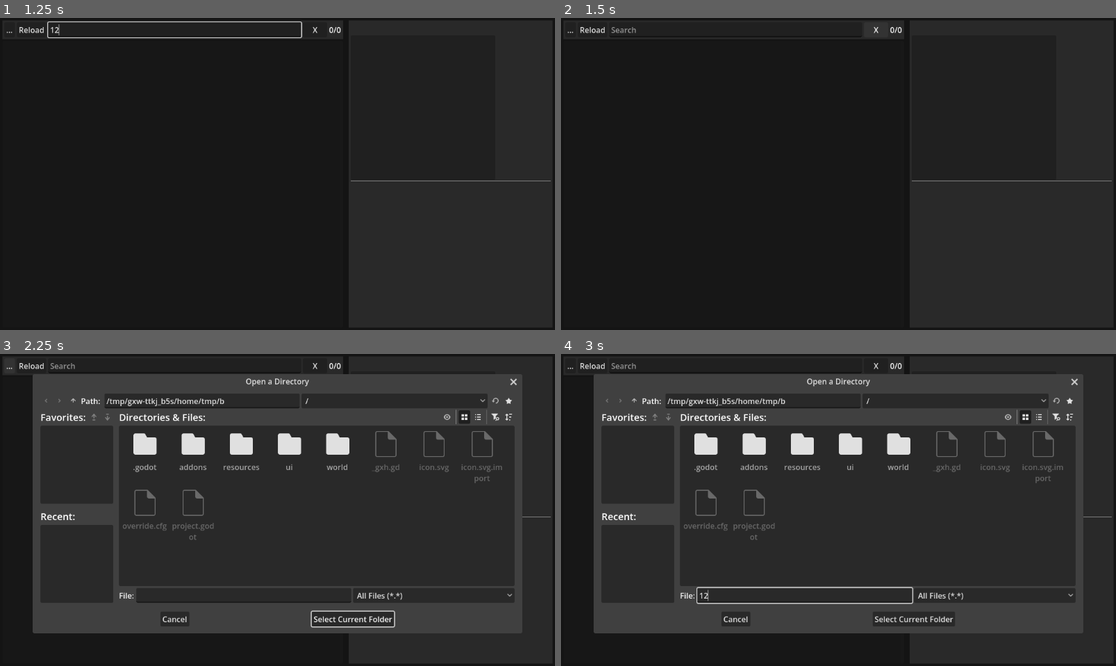
Above: before the commit, frames 1-4 (two rows, left to right).
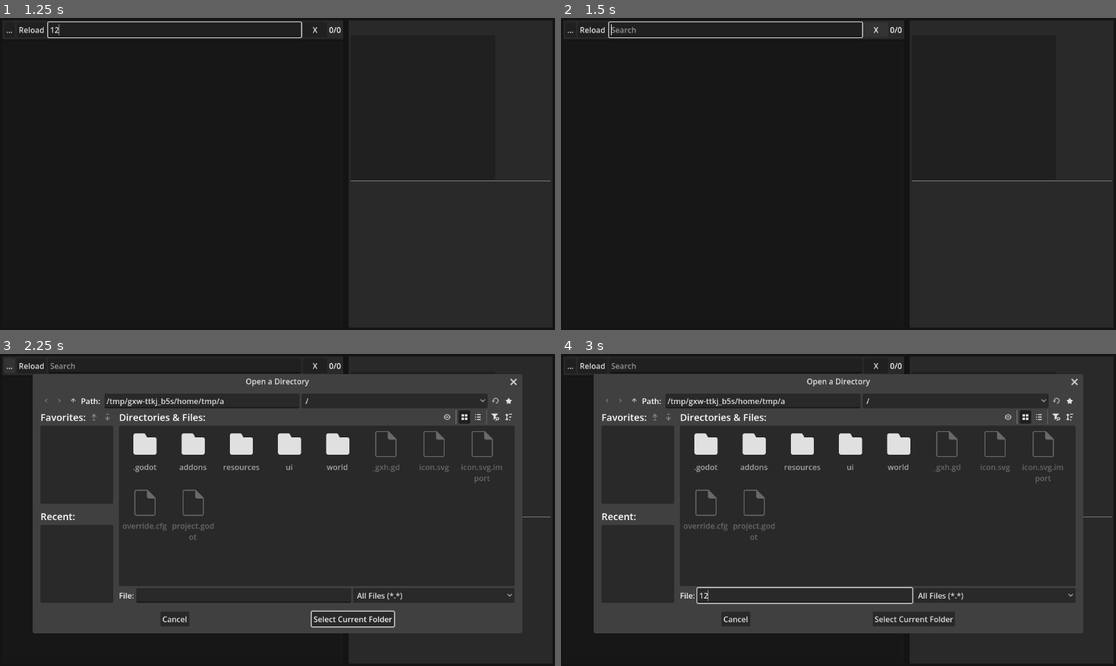
Above: after the commit, the same moments.

Repository: Wcubed/model_organizer
Game: Godot game, scene res://ui/main.tscn
Same seed, same stepped clock (60 frames per second), same inputs: the game is played once before the commit and once after it.
Inputs (mouse positions are in pixels of both pictures, inside the frame that each line leads up to):
- Up to frame 1 (1.25 s): click (172, 30) at 0.52 s; type "12" at 0.6 s
- Up to frame 2 (1.5 s): click "X" at 1.25 s
- Up to frame 3 (2.25 s): click "..." at 2 s
- Up to frame 4 (3 s): click (805, 594) at 2.77 s; type "12" at 2.85 s

Frame 1 is identical in both runs. In frame 2, 0.3% of the frame differs, in the area x 8-55%, y 1-7%; in frame 3, less than 0.1%; in frame 4, less than 0.1%.

Commit message:
back button now reselects search bar

Diff:
--- a/ui/ModelInfoView.tscn
+++ b/ui/ModelInfoView.tscn
@@ -13,6 +13,7 @@
 size_flags_horizontal = 3
 size_flags_vertical = 3
 size_flags_stretch_ratio = 0.5
+mouse_filter = 1
 theme_override_styles/panel = ExtResource("1_i757p")
 script = ExtResource("2_pl1ku")
 
@@ -39,6 +40,7 @@
 layout_mode = 2
 size_flags_horizontal = 0
 size_flags_vertical = 0
+mouse_filter = 1
 
 [node name="CoverImage" type="TextureRect" parent="VBoxContainer/ScrollContainer/VBoxContainer/ImageContainer" unique_id=1240338193]
 unique_name_in_owner = true
--- a/ui/main.gd
+++ b/ui/main.gd
@@ -110,6 +110,17 @@
 		new_card.show_model_info.connect(_user_requests_show_model_info)
 		model_cards.add_child(new_card)
 
+func clear_and_select_search():
+	var previous_text = search_edit.text
+	search_edit.text = ""
+	search_edit_debounce.stop()
+
+	# No need to change the display if the search hasn't changed.
+	if previous_text != search_edit.text:
+		run_search_and_display()
+
+	search_edit.grab_focus()
+
 ## Returns true if the file should be included, false otherwise.
 func _filter_ignored_files(file: String) -> bool:
 	for extension in ignored_extensions:
@@ -149,9 +160,7 @@
 
 
 func _on_clear_search_button_pressed() -> void:
-	search_edit.text = ""
-	search_edit_debounce.stop()
-	run_search_and_display()
+	clear_and_select_search()
 
 
 func _on_model_info_view_show_array_mesh(mesh: ArrayMesh, path: String) -> void:
@@ -160,3 +169,9 @@
 
 func _on_search_edit_debounce_timeout() -> void:
 	run_search_and_display()
+
+
+func _gui_input(event: InputEvent) -> void:
+	if event.is_action("ui_back"):
+		clear_and_select_search()
+		accept_event()
--- a/ui/main.tscn
+++ b/ui/main.tscn
@@ -39,6 +39,7 @@
 
 [node name="PanelContainer" type="PanelContainer" parent="SplitContainer/MainContainer/LibraryView" unique_id=1620717272]
 layout_mode = 2
+mouse_filter = 1
 theme_override_styles/panel = ExtResource("2_loxbi")
 
 [node name="Toolbar" type="HBoxContainer" parent="SplitContainer/MainContainer/LibraryView/PanelContainer" unique_id=1912392673]
@@ -62,7 +63,7 @@
 
 [node name="SearchEditDebounce" type="Timer" parent="SplitContainer/MainContainer/LibraryView/PanelContainer/Toolbar/SearchEdit" unique_id=1897580493]
 unique_name_in_owner = true
-wait_time = 0.5
+wait_time = 0.3
 one_shot = true
 
 [node name="ClearSearchButton" type="Button" parent="SplitContainer/MainContainer/LibraryView/PanelContainer/Toolbar" unique_id=1014391993]
@@ -79,6 +80,7 @@
 [node name="PanelContainer2" type="PanelContainer" parent="SplitContainer/MainContainer/LibraryView" unique_id=1683110704]
 layout_mode = 2
 size_flags_vertical = 3
+mouse_filter = 1
 
 [node name="ScrollContainer" type="ScrollContainer" parent="SplitContainer/MainContainer/LibraryView/PanelContainer2" unique_id=642941488]
 layout_mode = 2
--- a/ui/model_card.tscn
+++ b/ui/model_card.tscn
@@ -17,6 +17,7 @@
 grow_vertical = 2
 size_flags_horizontal = 0
 size_flags_vertical = 0
+mouse_filter = 1
 theme_override_styles/panel = SubResource("StyleBoxFlat_1133u")
 script = ExtResource("1_v1j2q")
 
@@ -30,10 +31,12 @@
 layout_mode = 2
 size_flags_horizontal = 4
 size_flags_vertical = 4
+mouse_filter = 1
 
 [node name="CoverImage" type="Button" parent="VBoxContainer/ImageContainer" unique_id=1593697769]
 unique_name_in_owner = true
 layout_mode = 2
+mouse_filter = 1
 mouse_default_cursor_shape = 2
 
 [node name="MarginContainer" type="MarginContainer" parent="VBoxContainer" unique_id=1864008009]
--- a/ui/view_3d_model.gd
+++ b/ui/view_3d_model.gd
@@ -27,5 +27,9 @@
 
 
 func _gui_input(event: InputEvent) -> void:
+	if !visible:
+		return
+
 	if event.is_action("ui_back"):
 		hide_mesh()
+		accept_event()
--- a/ui/view_3d_model.tscn
+++ b/ui/view_3d_model.tscn
@@ -29,6 +29,7 @@
 
 [node name="PanelContainer" type="PanelContainer" parent="VBoxContainer" unique_id=518991609]
 layout_mode = 2
+mouse_filter = 1
 theme_override_styles/panel = ExtResource("1_6moto")
 
 [node name="Toolbar" type="HBoxContainer" parent="VBoxContainer/PanelContainer" unique_id=992223523]
@@ -37,6 +38,7 @@
 [node name="Spacer" type="Control" parent="VBoxContainer/PanelContainer/Toolbar" unique_id=1553302586]
 layout_mode = 2
 size_flags_horizontal = 3
+mouse_filter = 1
 
 [node name="OpenExternalButton" type="Button" parent="VBoxContainer/PanelContainer/Toolbar" unique_id=1575891301]
 custom_minimum_size = Vector2(50, 0)
--- a/world/model_render.gd
+++ b/world/model_render.gd
@@ -36,5 +36,5 @@
 		camera.position.z += camera.position.z * zoom_speed_factor
 		camera.position.z = min(camera.position.z, max_zoom_distance)
 	elif event is InputEventMouseMotion && Input.is_mouse_button_pressed(MouseButton.MOUSE_BUTTON_LEFT):
-		camera_anchor.rotation_degrees.z += event.screen_relative.x
+		camera_anchor.rotation_degrees.z -= event.screen_relative.x
 		camera_anchor.rotation_degrees.x = max(min(camera_anchor.rotation_degrees.x + event.screen_relative.y, 180), 0)
